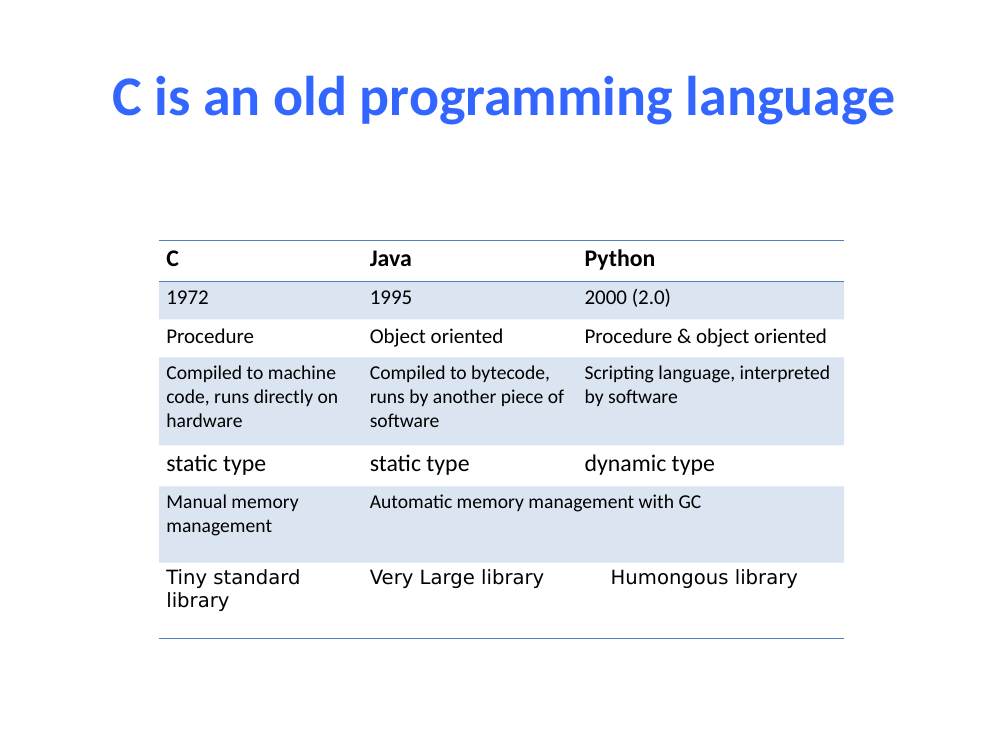
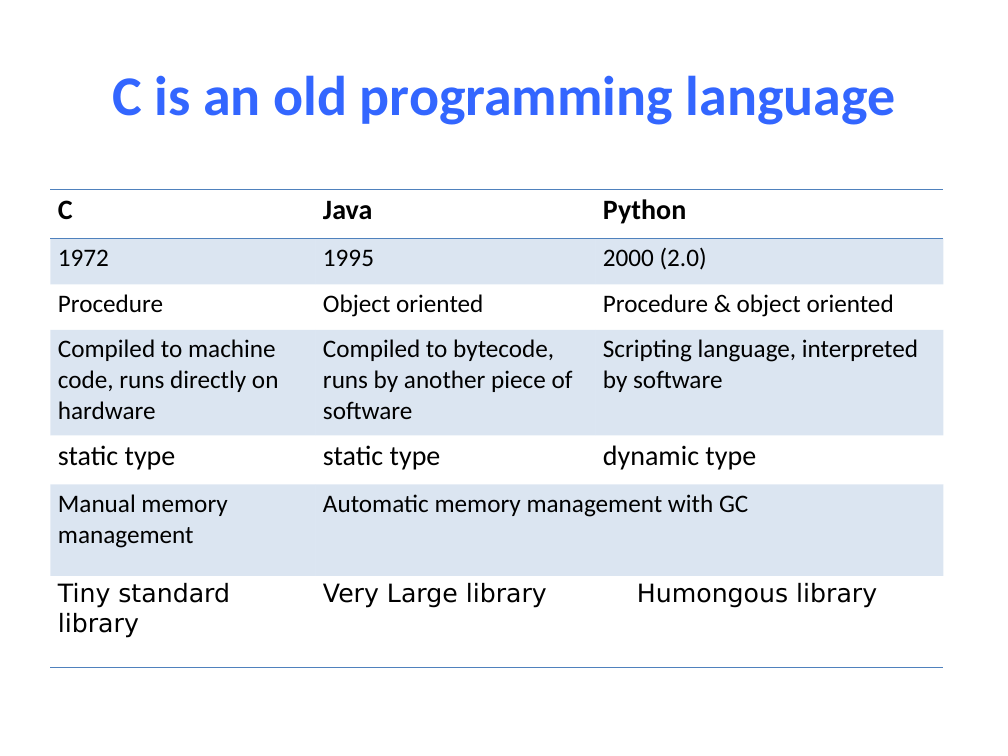
Before and after one commit to NYU-CSO/nyu-cso.github.io, a slide deck: slide 4 of notes/04-C_Basics.pptx. Drawn at 1008x756 pixels with LibreOffice and Linux fonts; fonts in the diff are those of the drawing. Boxes give left, top, right and bottom in pixels: in the first picture for what was removed or moved away, otherwise in the second. Text is boxed around its words. In the diff, an @@ line names an element or a change of style, - is before the commit and + after.

```diff
--- a/notes/04-C_Basics.pptx
+++ b/notes/04-C_Basics.pptx
@@ table at (50, 190, 944, 667) @@
@@ size 17 to 20 pt in "C", "Java", "Python", "static type" and 2 more places @@
@@ size 15 to 18 pt in "1972", "1995", "2000 (2.0)", "Procedure" and 2 more places @@
@@ size 14 to 18 pt in "Compiled to machine code, runs directly on ...", "Compiled to bytecode, runs by another piece ...", "Scripting language, interpreted by software", "Manual memory management" and 4 more places @@
@@ table: place and size @@
-table at (159, 240, 845, 638)
+table at (50, 190, 944, 667)
```
Also in this commit, not shown: 15 other slides changed, 9 slides added, 1 slide removed, 4 other files.
